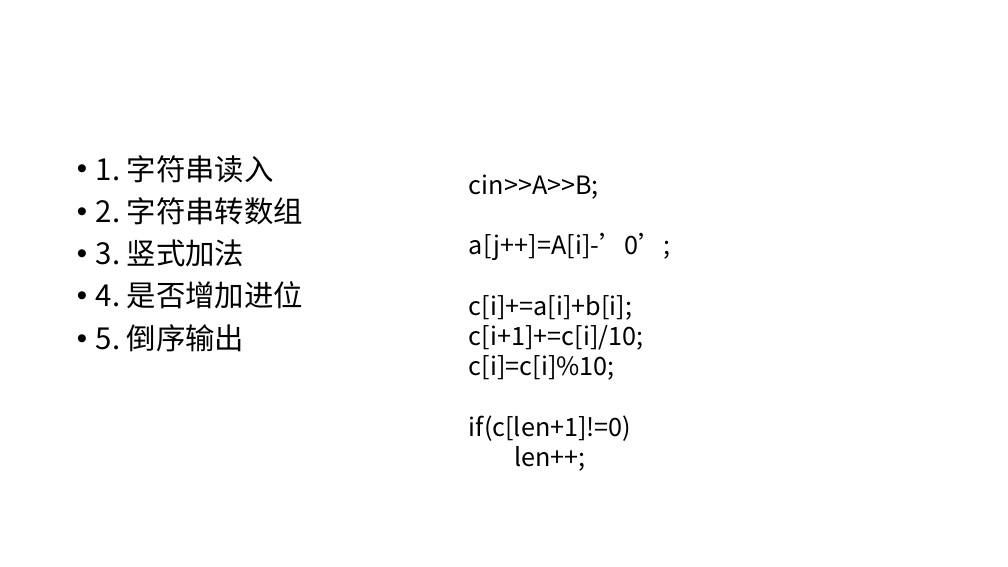
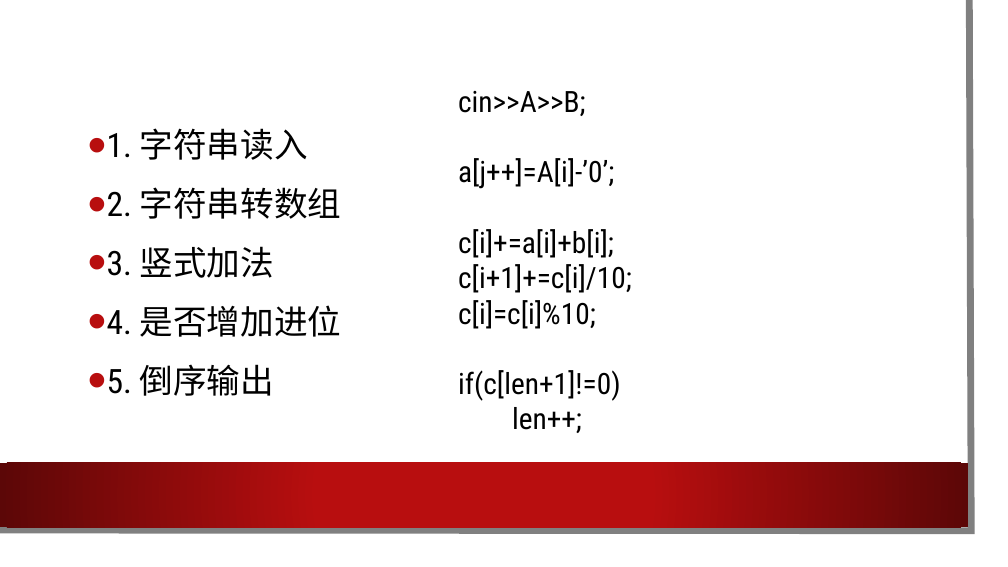
Before and after one commit to Adnios/Class, a slide deck: slide 3 of C++资料包/高精度算法.pptx. Drawn at 1008x567 pixels with LibreOffice and Linux fonts; fonts in the diff are those of the drawing; background and template pictures are left out. Boxes give left, top, right and bottom in pixels: in the first picture for what was removed or moved away, otherwise in the second. Text is boxed around its words. In the diff, an @@ line names an element or a change of style, - is before the commit and + after.

```diff
--- a/C++资料包/高精度算法.pptx
+++ b/C++资料包/高精度算法.pptx
@@ rectangle added at <box>0,0,991,550</box>, fill #FFFFFF @@
@@ freeform shape added at <box>0,0,972,531</box>, outline #808080 6.5 pt @@
@@ text "1. 字符串读入": place and size @@
-text "1. 字符串读入" at <box>96,155,303,352</box>
+text "1. 字符串读入" at <box>107,128,342,396</box>
@@ text "1. 字符串读入" at <box>107,128,342,396</box>: size 28 to 32 pt, font Noto Sans CJK SC to Roboto Condensed; line spacing 0.9 to 1.2; vertical alignment top to middle @@
@@ text "cin>>A>>B;": place and size @@
-text "cin>>A>>B;" at <box>469,174,671,471</box>
+text "cin>>A>>B;" at <box>458,91,632,433</box>
@@ text "cin>>A>>B;" at <box>458,91,632,433</box>: size 24 to 28 pt, font Noto Sans CJK SC to Roboto Condensed @@
@@ rectangle added at <box>0,463,968,527</box>, fill gradient #B80E0F to #5C0707 @@
```
Also in this commit, not shown: 5 other slides changed, 3 other files.
